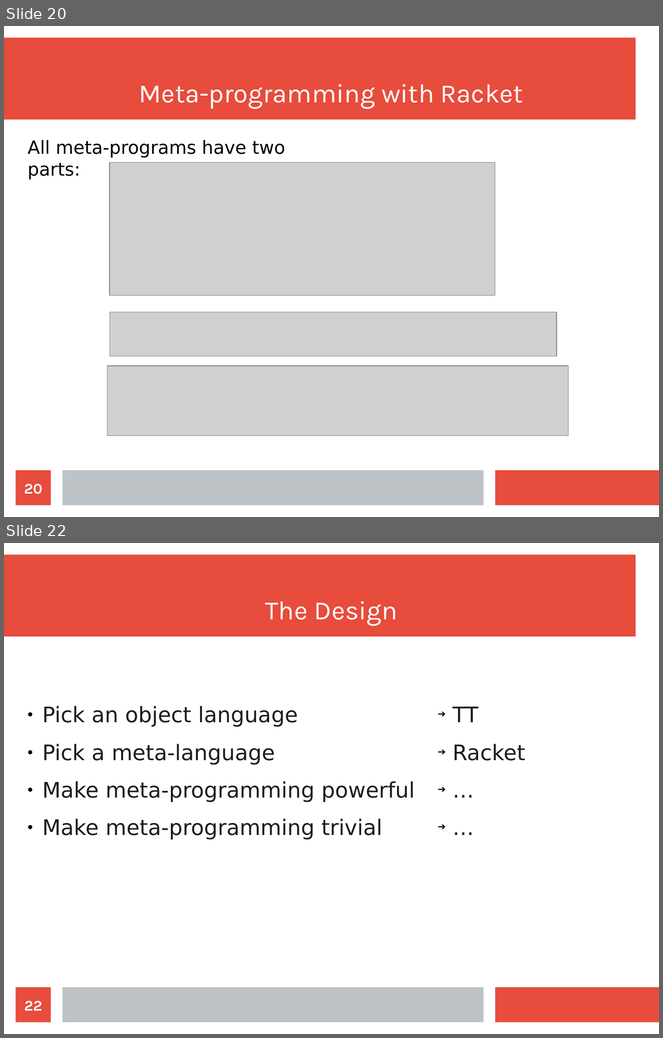
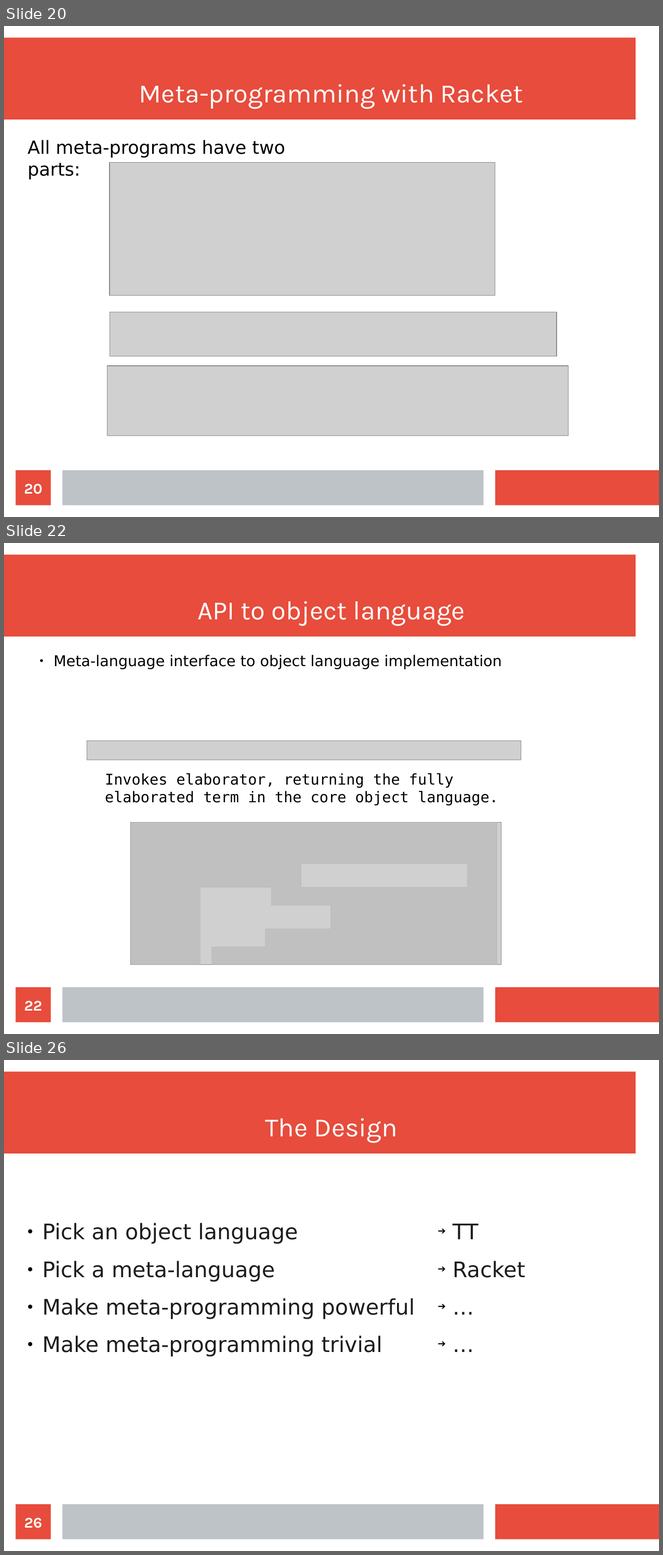
Before and after one commit to wilbowma/cur, a slide deck: hope-2016/slides.odp. Shown one above the other, each under a label of ours: slides 20 and 22 before the commit, slides 20, 22 and 26 after it; the slides between them are not shown. The pictures are 663x1038 and 663x1555 pixels, drawn with LibreOffice and Linux fonts; fonts in the diff are those of the drawing; grey boxes stand for pictures. Boxes give left, top, right and bottom in pixels: in the first picture for what was removed or moved away, otherwise in the second. Text is boxed around its words. In the diff, an @@ line names an element or a change of style, - is before the commit and + after.

```diff
--- a/hope-2016/slides.odp
+++ b/hope-2016/slides.odp
@@ slide 22 added at bbox=[4, 543, 659, 1034], background #FFFFFF; not listed: 3 template elements that a slide beside it also shows @@
@@ title added at bbox=[197, 601, 465, 626], 32 pt, text #FFFFFF @@
+API to object language
@@ text added at bbox=[53, 655, 502, 669], 18 pt, text #000000 @@
+● Meta-language interface to object language implementation
@@ picture added at bbox=[87, 741, 521, 760] @@
@@ text added at bbox=[105, 773, 499, 806], 18 pt, text #000000 @@
+Invokes elaborator, returning the fully elaborated term in the core object language.
@@ picture added at bbox=[131, 822, 502, 965] @@
@@ freeform shape added at bbox=[131, 822, 497, 965], fill #B2B2B2 at 50% opacity, outline #B2B2B2 0 pt @@
@@ page number added at bbox=[16, 988, 51, 1023], fill #E74C3C, 18 pt, text #FFFFFF, bold @@
+22
@@ what was slide 22 is now slide 26 @@
@@ page number at bbox=[24, 1518, 42, 1529]: text changed @@
-22
+26
```
Also in this commit, not shown: 6 slides changed, 3 other slides added, 1 other file.
